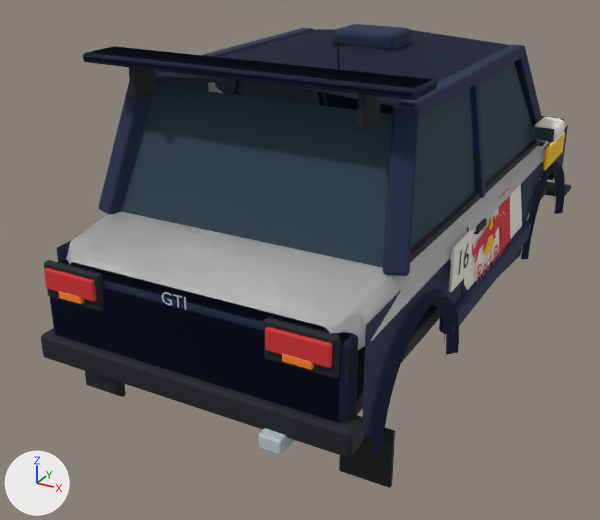
One commit to the glTF model assets/screenprint/vehicles/F160-lod0.glb: the scene before it, then after it.
Both versions are drawn from a camera (50 mm lens) standing at (1.95, -4.36, 1.82) and looking at (-0.24, -0.38, -0.17). The axes (+X, +Y, +Z) are drawn at lower left. The lights are the same throughout. The picture after the commit comes second. Vertices at exactly the same position are counted once.

In view in the first picture: 'BrakeLamp', 'Outline_Body', 'black', 'chrome', 'glass', 'navy', 'scarlet', 'white' and 2 more.
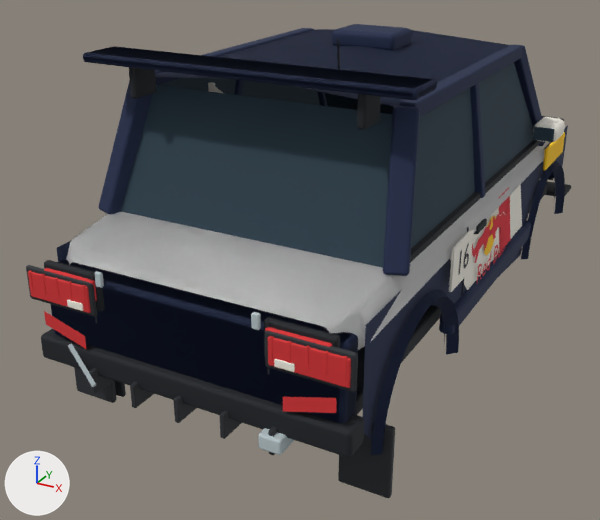
Location of each change, (x1, y1, x2, y2) in pixels of the pictures (600 x 520 px):
'dark', added: after (26, 265, 395, 498)
'BrakeLamp', reshaped (12% wider, 20% taller): before (44, 268, 332, 368); after (28, 268, 351, 388)
'white', reshaped: before (208, 82, 565, 292); after (67, 82, 565, 372)
'red', added: after (29, 270, 348, 413)
'chrome', reshaped (mostly hidden): before (162, 292, 294, 455); after (68, 271, 294, 455)
part 1 of me_cube_076, added (red): after (28, 271, 91, 313)
part 2 of me_cube_076, added (red): after (268, 336, 351, 388)
part 3 of me_cube_037, added: after (94, 271, 104, 288)
part 4 of me_cube_037, added: after (251, 312, 261, 330)
part 5 of me_cube_037, added: after (68, 344, 96, 387)
part 6 of me_cube_037, deleted: before (162, 292, 172, 305)
part 7 of me_cube_037, deleted: before (173, 294, 182, 308)
part 8 of me_cube_037, deleted: before (184, 297, 186, 310)
part 9 of me_cube_015, added: after (67, 300, 83, 311)
part 10 of me_cube_015, added: after (274, 359, 295, 372)

Patch to the scene script:
```diff
--- a/assets/screenprint/vehicles/F160-lod0.glb.py
+++ b/assets/screenprint/vehicles/F160-lod0.glb.py
@@ me_cube_076 @@
-me_cube_076.from_pydata(...)  # 192 vertices, 376 faces; spans x -0.145..1.315, y -0.013..0.013, z -0.051..0.051
+me_cube_076.from_pydata(...)  # 352 vertices, 688 faces; spans x -0.235..1.405, y -0.027..0.013, z -0.105..0.051
+# me_cube_076 part 1: a new loose piece of 80 vertices spanning x -0.235..0.125, y -0.027..-0.012, z -0.105..0.025, in mat_red (red #d52f32)
+# me_cube_076 part 2: a new loose piece of 80 vertices spanning x 1.045..1.405, y -0.027..-0.012, z -0.105..0.025, in mat_red (red #d52f32)
 me_cube_076.materials.append(mat_red)
@@ me_cube_037 @@
-me_cube_037.from_pydata(...)  # 1194 vertices, 2200 faces; spans x -1.2..0.24, y -0.09..3.77, z -0.04..0.62
+me_cube_037.from_pydata(...)  # 1440 vertices, 2728 faces; spans x -1.2..0.24, y -0.11..3.77, z -0.04..0.62
+# me_cube_037 part 3: the loose piece of 96 vertices spanning x -0.91..-0.56, y 3.75..3.76, z 0.49 is copied, and the copy is scaled about its middle by (0.0815, 1.99, 9.15), then moved by (-0.15, -3.79, 0.04); it spans x -0.9..-0.86, y -0.05..-0.03, z 0.49..0.56
+# me_cube_037 part 4: the loose piece of 96 vertices spanning x -0.4..-0.05, y 3.75..3.76, z 0.49 is copied, and the copy is scaled about its middle by (0.0815, 1.99, 9.15), then moved by (0.15, -3.79, 0.04); it spans x -0.1..-0.06, y -0.05..-0.03, z 0.49..0.56
+# me_cube_037 part 5: the loose piece of 96 vertices spanning x -1.2..-1.18, y 3.76..3.77, z 0.09..0.25 is copied, and the copy is multiplied about its middle by the matrix ((0.486, 0.771, 1.191), (1.419, -0.264, -0.408), (0.0, 1.259, -0.815)), then moved by (0.17, -3.83, -0.09); it spans x -1.12..-0.91, y -0.11..-0.03, z 0.0..0.15
+# me_cube_037 part 6: the loose piece of 30 vertices spanning x -0.54..-0.49, y -0.04, z 0.49..0.55 is deleted
+# me_cube_037 part 7: the loose piece of 8 vertices spanning x -0.48..-0.43, y -0.04, z 0.49..0.55 is deleted
+# me_cube_037 part 8: the loose piece of 4 vertices spanning x -0.43..-0.42, y -0.04, z 0.49..0.55 is deleted
 me_cube_037.materials.append(mat_chrome)
@@ me_cube_015 @@
-me_cube_015.from_pydata(...)  # 1395 vertices, 2280 faces; spans x -0.08..1.81, y -1.68..1.11, z -0.61..0.46
+me_cube_015.from_pydata(...)  # 1587 vertices, 2656 faces; spans x -0.08..1.81, y -2.74..1.11, z -0.61..0.46
+# me_cube_015 part 9: the loose piece of 96 vertices spanning x 0.26..0.28, y -1.53..-1.51, z -0.27..0.42 is copied, and the copy is scaled about its middle by (-3.66, -0.378, 0.0463), then moved by (0.06, -1.21, -0.43); it spans x 0.28..0.37, y -2.74..-2.73, z -0.37..-0.33
+# me_cube_015 part 10: the loose piece of 96 vertices spanning x 1.45..1.47, y -1.53..-1.51, z -0.27..0.42 is copied, and the copy is scaled about its middle by (-3.66, -0.378, 0.0463), then moved by (-0.06, -1.21, -0.43); it spans x 1.36..1.45, y -2.74..-2.73, z -0.37..-0.33
 me_cube_015.materials.append(mat_white)
@@ ob_red @@
+ob_red = bpy.data.objects.new('red', me_cube_083)  # 968 vertices, 1884 faces; spans x -0.01..1.61, y -0.01..0.01, z -0.29..0.05; in mat_red (red #d52f32)
+ob_red.location = (-0.8, -1.919, 0.2)
@@ ob_dark @@
+ob_dark = bpy.data.objects.new('dark', me_cube)  # 1056 vertices, 2068 faces; spans x -0.25..1.53, y -0.04..0.29, z -0.76..0.13; in mat_dark (dark grey #282b30)
+ob_dark.location = (-0.64, -1.901, 0.18)
```
